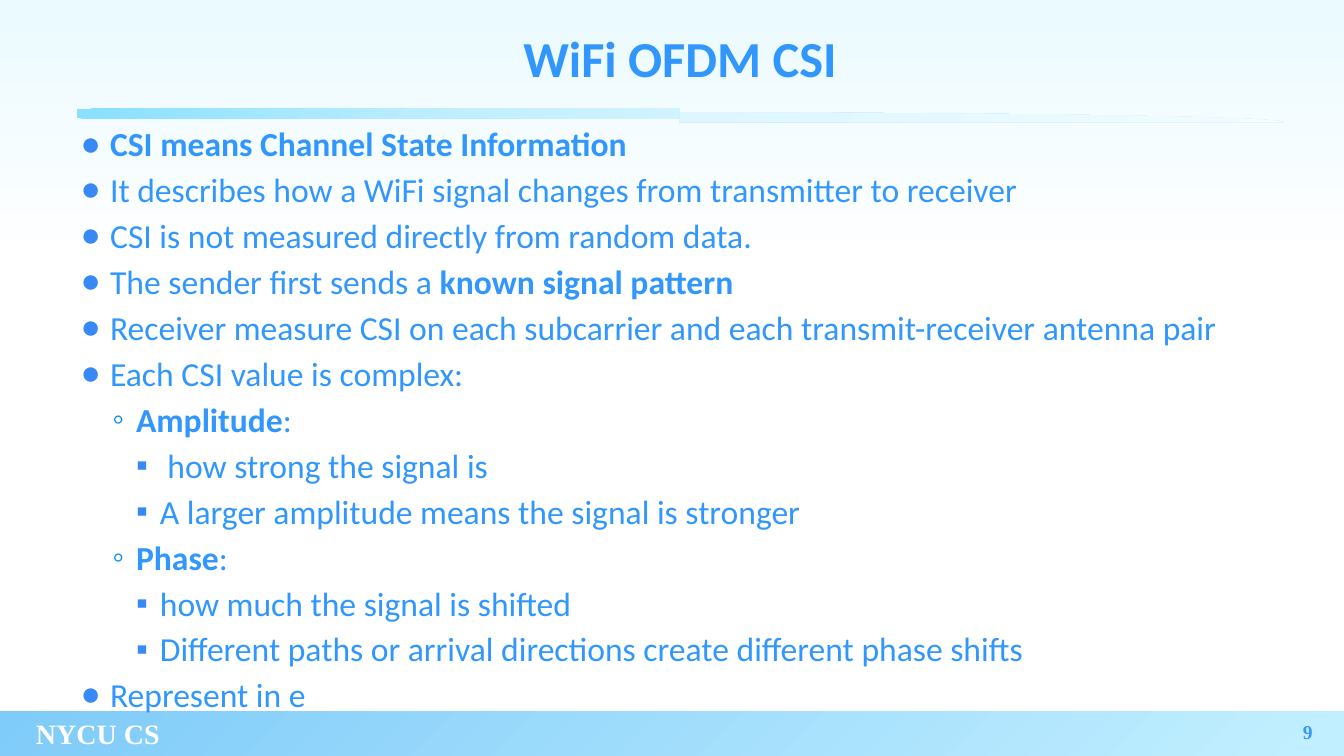
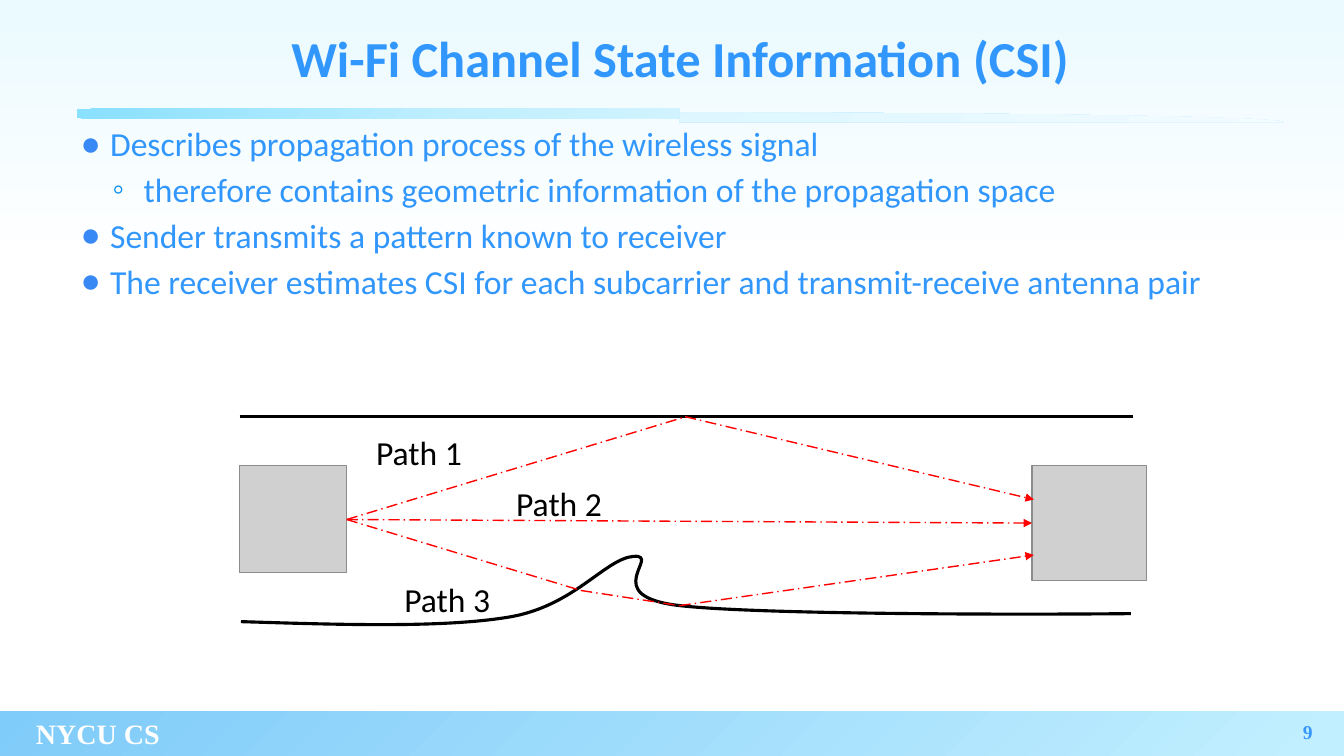
Before and after one commit to xoxonut/thesis, a slide deck: slide 9 of thesis_filled.pptx. Drawn at 1344x756 pixels with LibreOffice and Linux fonts; fonts in the diff are those of the drawing; grey boxes stand for pictures; background and template pictures are left out. Boxes give left, top, right and bottom in pixels: in the first picture for what was removed or moved away, otherwise in the second. Text is boxed around its words. In the diff, an @@ line names an element or a change of style, - is before the commit and + after.

```diff
--- a/thesis_filled.pptx
+++ b/thesis_filled.pptx
@@ title at [291,40,1068,85]: text changed @@
-WiFi OFDM CSI
+Wi-Fi Channel State Information (CSI)
@@ text at [110,132,1200,300]: text changed @@
-● CSI means Channel State Information
-● It describes how a WiFi signal changes from transmitter to receiver
-● CSI is not measured directly from random data.
-● The sender first sends a known signal pattern
-● Receiver measure CSI on each subcarrier and each transmit-receiver antenna pair
-● Each CSI value is complex:
-  ◦ Amplitude:
-    ▪ how strong the signal is
-    ▪ A larger amplitude means the signal is stronger
-  ◦ Phase:
-    ▪ how much the signal is shifted
-    ▪ Different paths or arrival directions create different phase shifts
-● Represent in e
+● Describes propagation process of the wireless signal
+  ◦ therefore contains geometric information of the propagation space
+● Sender transmits a pattern known to receiver
+● The receiver estimates CSI for each subcarrier and transmit-receive antenna pair
@@ group added at [240,416,1146,625]: 4 lines, 3 arrows, 3 texts, 2 pictures, 1 freeform shape @@
+Path 1
+Path 2
+Path 3
```
Also in this commit, not shown: 13 other slides changed, 2 slides added, 1 slide removed, 2 other files.
